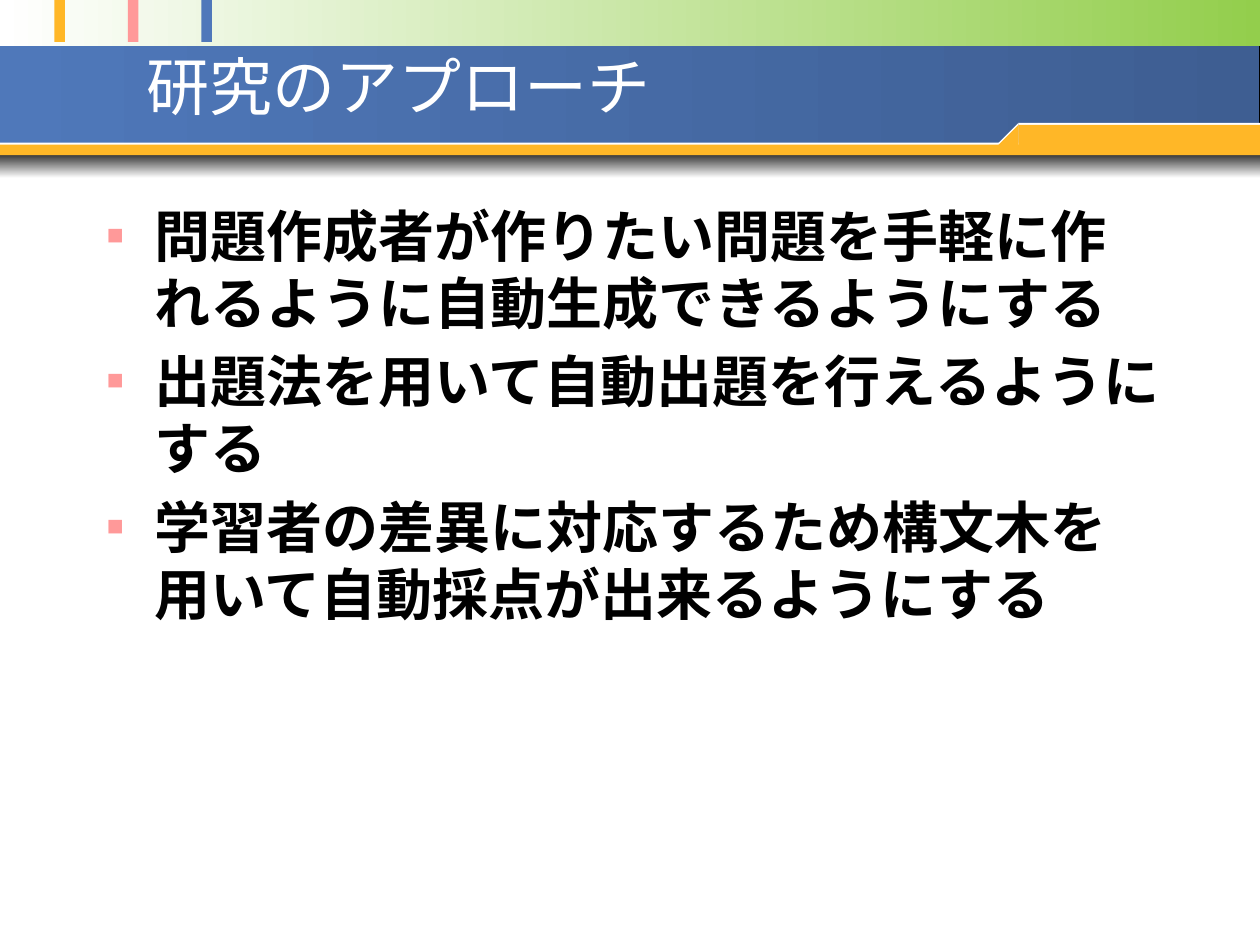
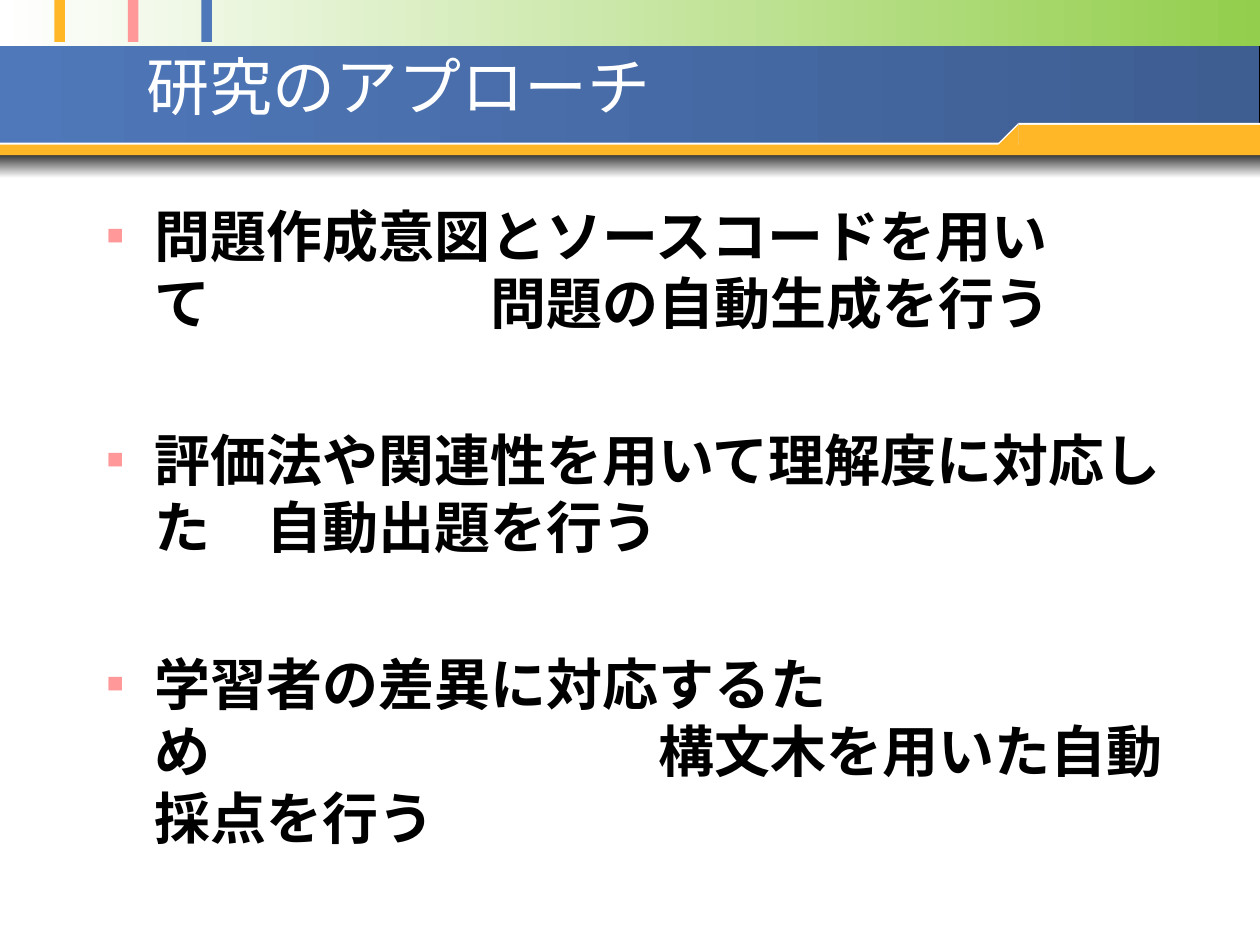
Before and after one commit to opu-yokotalab/learn-ari-thesis, a slide deck: slide 9 of pptx/20100127~発表資料1.pptx. Drawn at 1260x945 pixels with LibreOffice and Linux fonts; fonts in the diff are those of the drawing. Boxes give left, top, right and bottom in pixels: in the first picture for what was removed or moved away, otherwise in the second. Text is boxed around its words. In the diff, an @@ line names an element or a change of style, - is before the commit and + after.

```diff
--- a/pptx/20100127~発表資料1.pptx
+++ b/pptx/20100127~発表資料1.pptx
@@ text at bbox=[154, 209, 1162, 844]: text changed @@
-■ 問題作成者が作りたい問題を手軽に作れるように自動生成できるようにする
-■ 出題法を用いて自動出題を行えるようにする
-■ 学習者の差異に対応するため構文木を用いて自動採点が出来るようにする
+■ 問題作成意図とソースコードを用いて 問題の自動生成を行う
+■ 評価法や関連性を用いて理解度に対応した 自動出題を行う
+■ 学習者の差異に対応するため 構文木を用いた自動採点を行う
```
Also in this commit, not shown: 16 other slides changed, 1 slide added, 17 other files.
